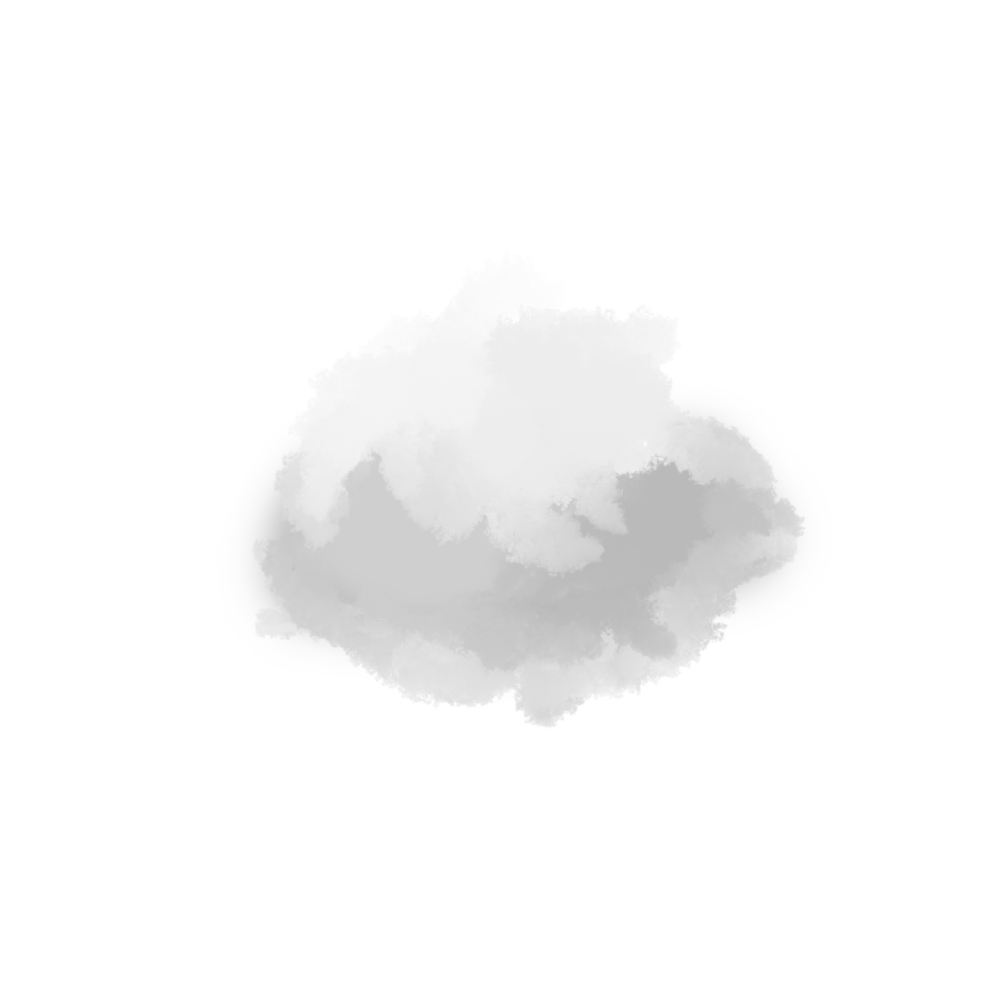
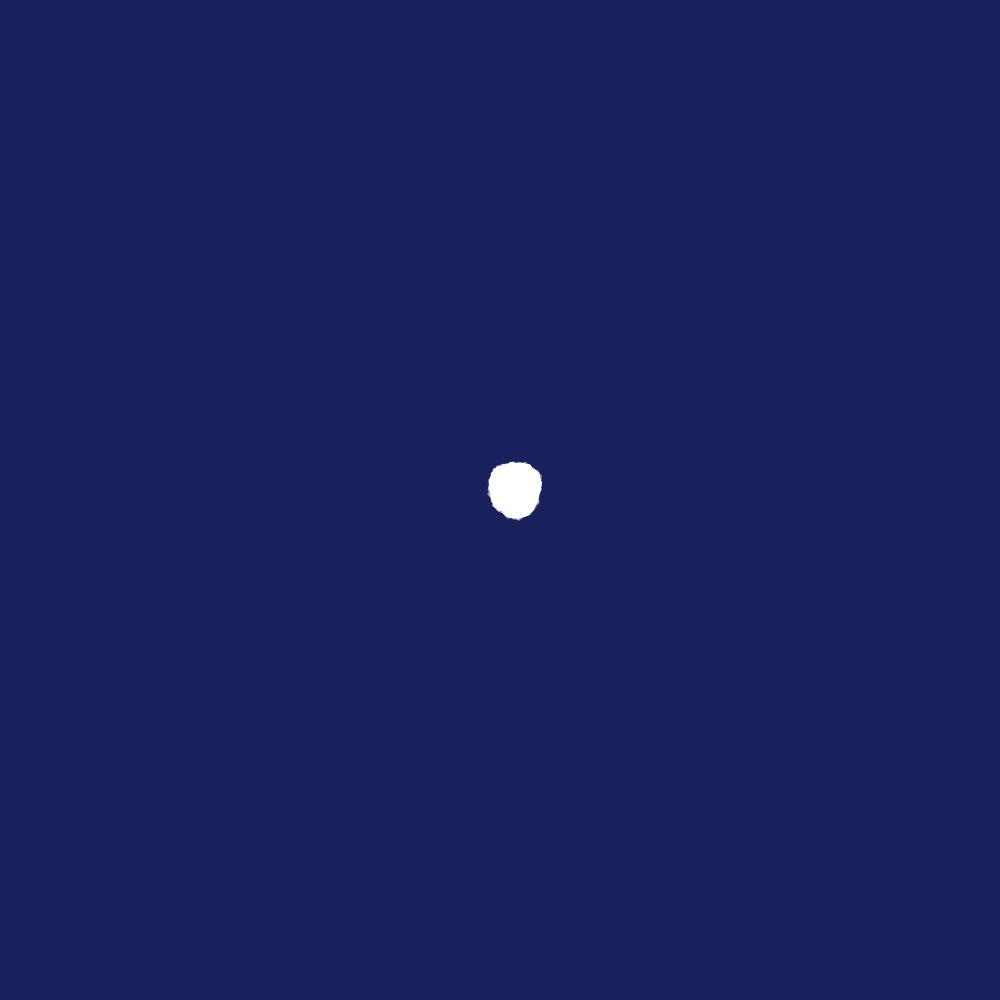
Layer changes from the first 1000×1000 image to the second:
added layer "Snow.png" above "Smoke.png" over (487, 461, 543, 521)
hid "Smoke.png" over (209, 249, 843, 730)
painted on "Background" over (0, 0, 1000, 1000)
